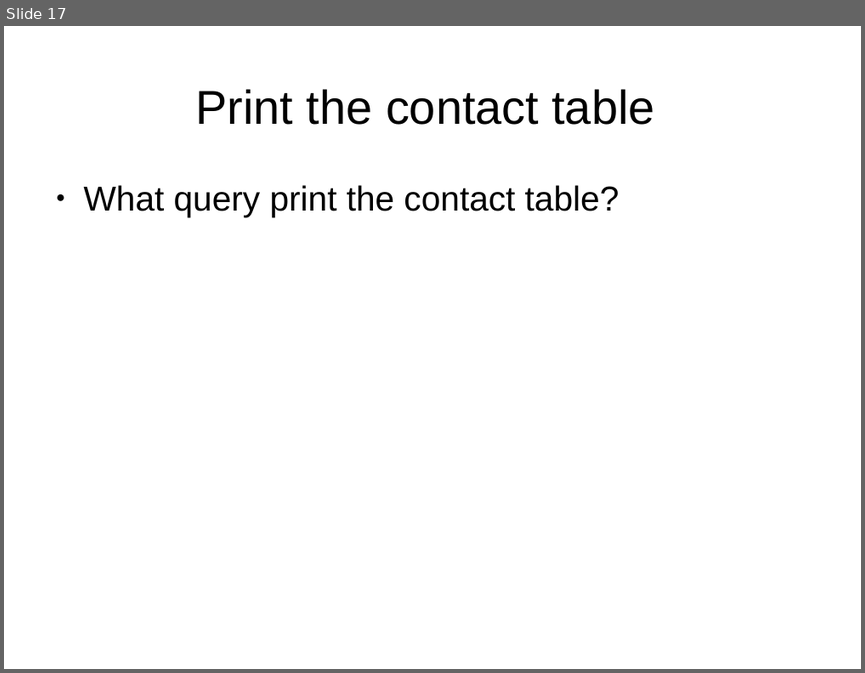
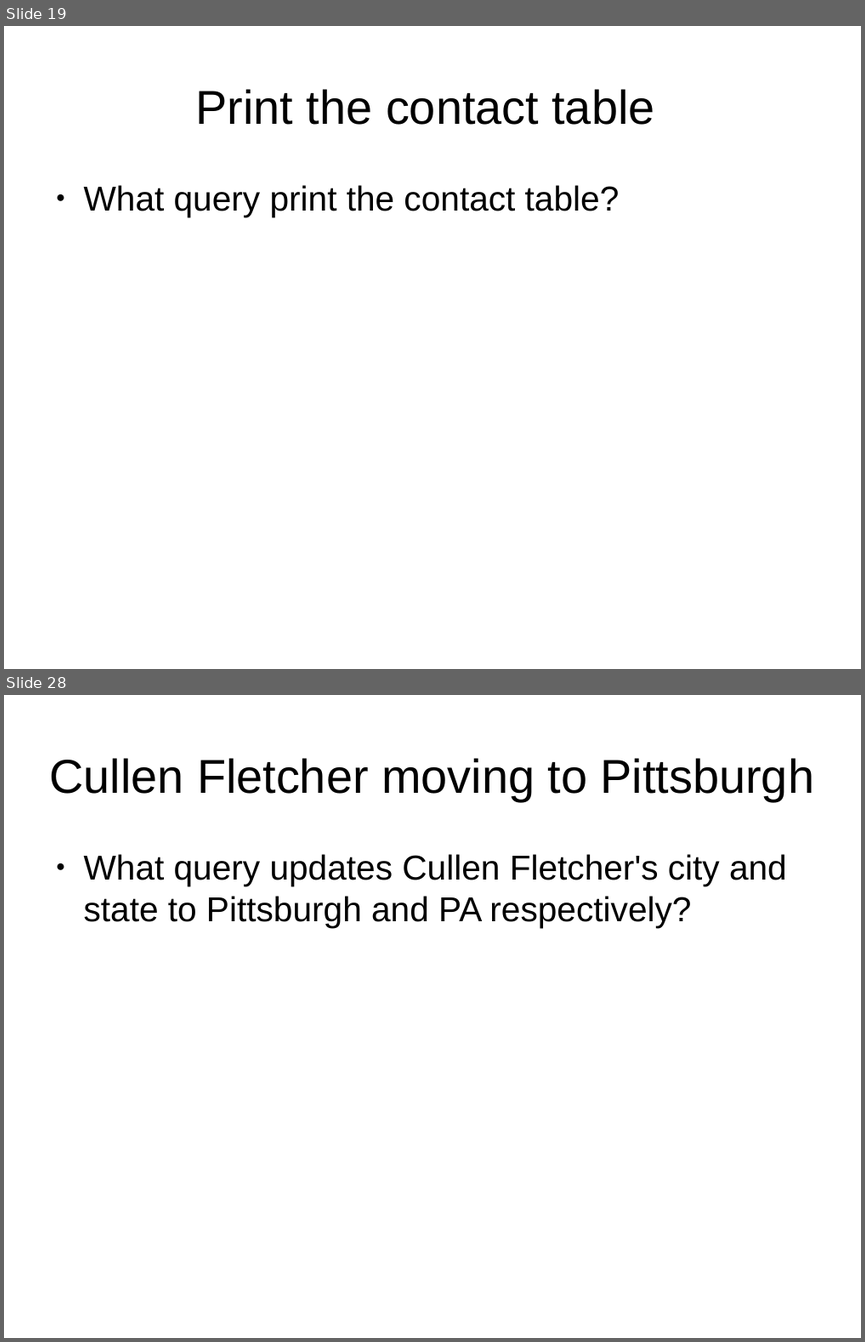
Before and after one commit to Oflameo/intro_to_databases_with_sqlite3, a slide deck: intro_to_databases_with_sqlite3.odp. Shown one above the other, each under a label of ours: slide 17 before the commit, slides 19 and 28 after it; the slides between them are not shown. The pictures are 865x673 and 865x1342 pixels, drawn with LibreOffice and Linux fonts; fonts in the diff are those of the drawing. Boxes give left, top, right and bottom in pixels: in the first picture for what was removed or moved away, otherwise in the second. Text is boxed around its words. In the diff, an @@ line names an element or a change of style, - is before the commit and + after.

```diff
--- a/intro_to_databases_with_sqlite3.odp
+++ b/intro_to_databases_with_sqlite3.odp
@@ slide 28 added at (x1=4, y1=695, x2=861, y2=1338), background #FFFFFF @@
@@ title added at (x1=49, y1=758, x2=814, y2=801), 44 pt, text #000000 @@
+Cullen Fletcher moving to Pittsburgh
@@ text added at (x1=84, y1=854, x2=787, y2=928), 32 pt, text #000000 @@
+● What query updates Cullen Fletcher's city and state to Pittsburgh and PA respectively?
@@ what was slide 17 is now slide 19 @@
```
Also in this commit, not shown: 2 slides changed, 13 other slides added, 1 slide removed.
